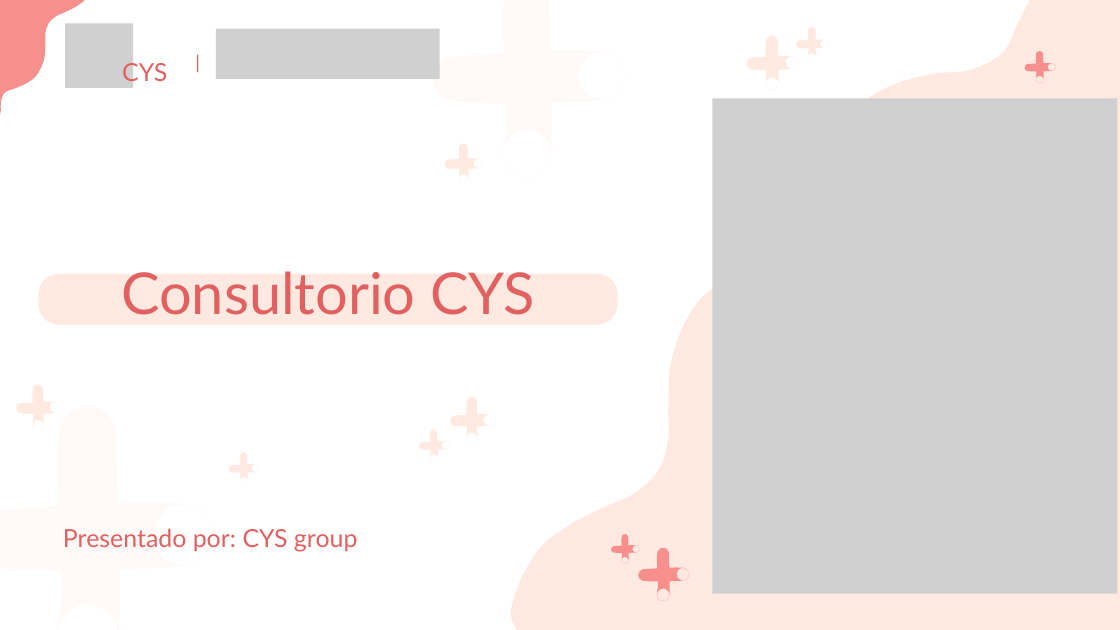
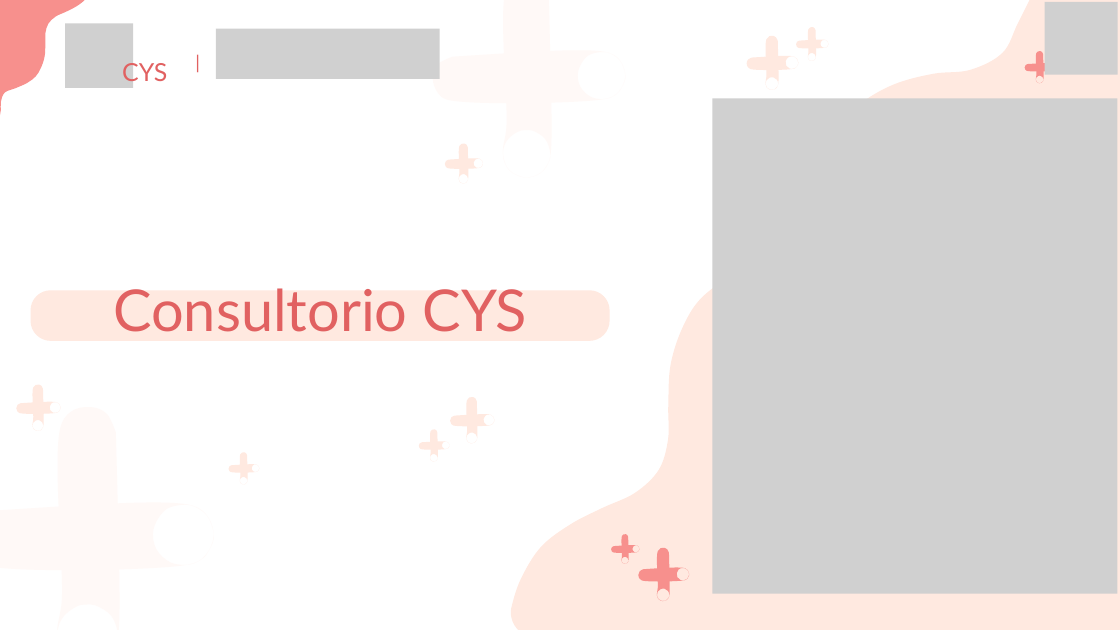
Before and after one commit to SamuelVallejos/Consultorio_Cys, a slide deck: slide 1 of Fase 3/Evidencias Grupales/Presentación Final Del Proyecto (Español) - .pptx. Drawn at 1120x630 pixels with LibreOffice and Linux fonts; fonts in the diff are those of the drawing; grey boxes stand for pictures. Boxes give left, top, right and bottom in pixels: in the first picture for what was removed or moved away, otherwise in the second. Text is boxed around its words. In the diff, an @@ line names an element or a change of style, - is before the commit and + after.

```diff
--- a/Fase 3/Evidencias Grupales/Presentación Final Del Proyecto (Español) - .pptx
+++ b/Fase 3/Evidencias Grupales/Presentación Final Del Proyecto (Español) - .pptx
@@ picture added at [1045, 2, 1118, 74] @@
@@ text "Consultorio CYS": place and size @@
-text "Consultorio CYS" at [121, 271, 535, 315]
+text "Consultorio CYS" at [113, 288, 527, 332]
@@ freeform shape: place and size @@
-freeform shape at [39, 274, 618, 324]
+freeform shape at [31, 290, 610, 340]
@@ text removed at [63, 528, 357, 552] @@
-Presentado por: CYS group
```
Also in this commit, not shown: 8 other slides changed, 4 slides added, 2 slides removed.
